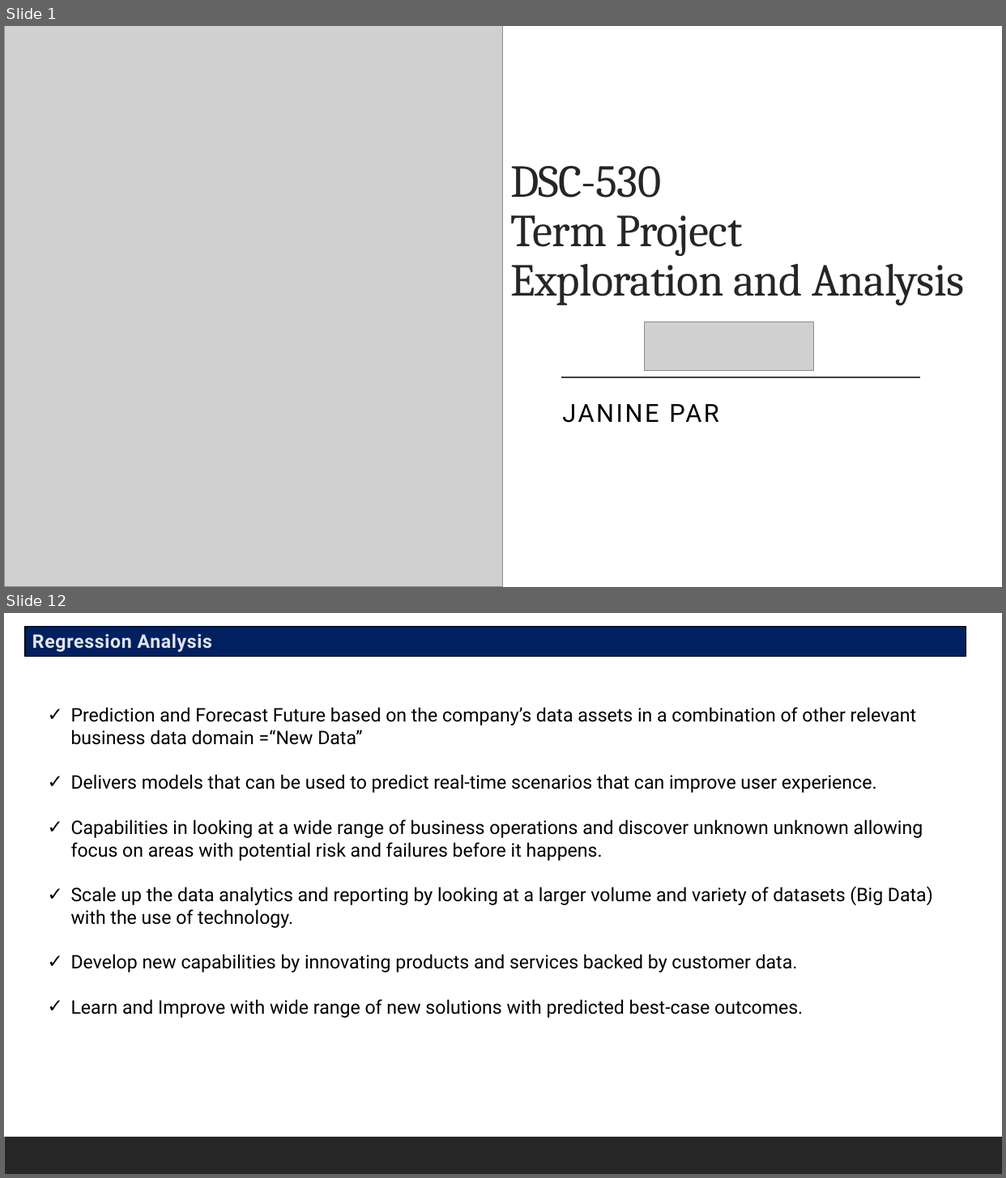
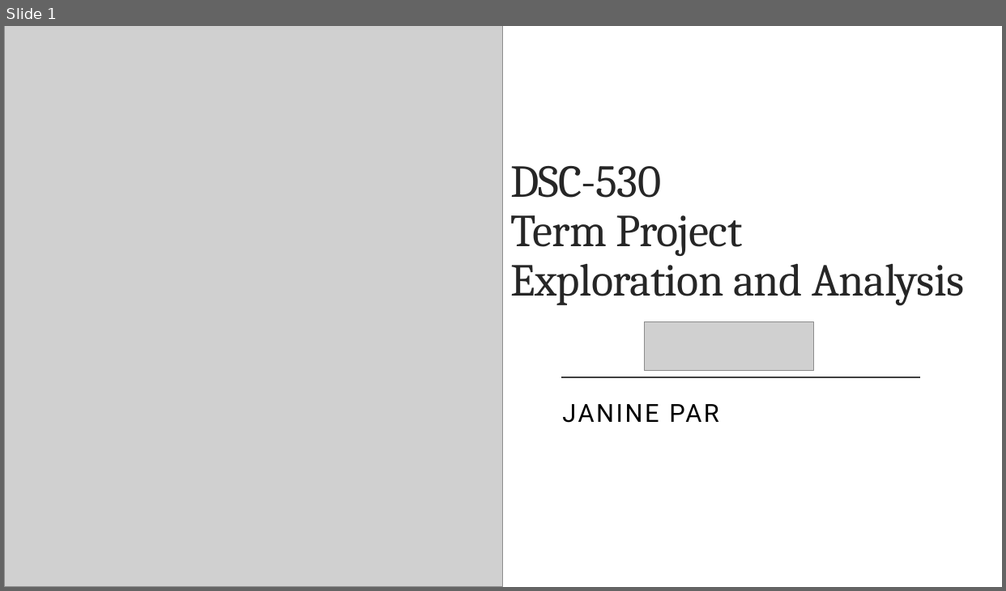
Before and after one commit to Tutay0913JP/DSC530, a slide deck: ParJanineDSC530-T303Week12_YelpDataset.pptx. Shown one above the other, each under a label of ours: slides 1 and 12 before the commit, slide 1 after it; the slides between them are not shown. The pictures are 1006x1178 and 1006x591 pixels, drawn with LibreOffice and Linux fonts; fonts in the diff are those of the drawing; grey boxes stand for pictures. Boxes give left, top, right and bottom in pixels: in the first picture for what was removed or moved away, otherwise in the second. Text is boxed around its words. In the diff, an @@ line names an element or a change of style, - is before the commit and + after.

```diff
--- a/ParJanineDSC530-T303Week12_YelpDataset.pptx
+++ b/ParJanineDSC530-T303Week12_YelpDataset.pptx
@@ slide 12 removed at (x1=4, y1=613, x2=1002, y2=1174), background #FFFFFF; not listed: 1 template element that a slide beside it also shows @@
@@ rectangle removed at (x1=25, y1=627, x2=966, y2=657) @@
-Regression Analysis
@@ text removed at (x1=71, y1=707, x2=933, y2=1018) @@
-✓ Prediction and Forecast Future based on the company’s data assets in a combination of other relevant business data domain =“New Data”
-✓ Delivers models that can be used to predict real-time scenarios that can improve user experience.
-✓ Capabilities in looking at a wide range of business operations and discover unknown unknown allowing focus on areas with potential risk and failures before it happens.
-✓ Scale up the data analytics and reporting by looking at a larger volume and variety of datasets (Big Data) with the use of technology.
-✓ Develop new capabilities by innovating products and services backed by customer data.
-✓ Learn and Improve with wide range of new solutions with predicted best-case outcomes.
```
Also in this commit, not shown: 3 slides changed, 13 slides added, 8 other slides removed.
